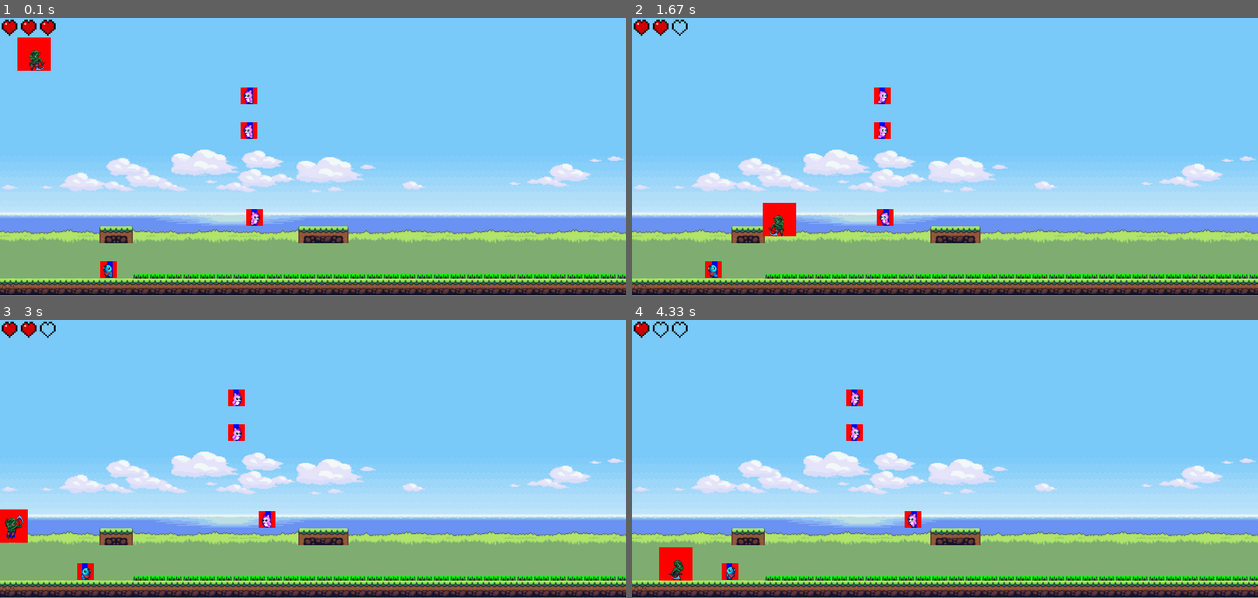
Above: before the commit, frames 1-4 (two rows, left to right).
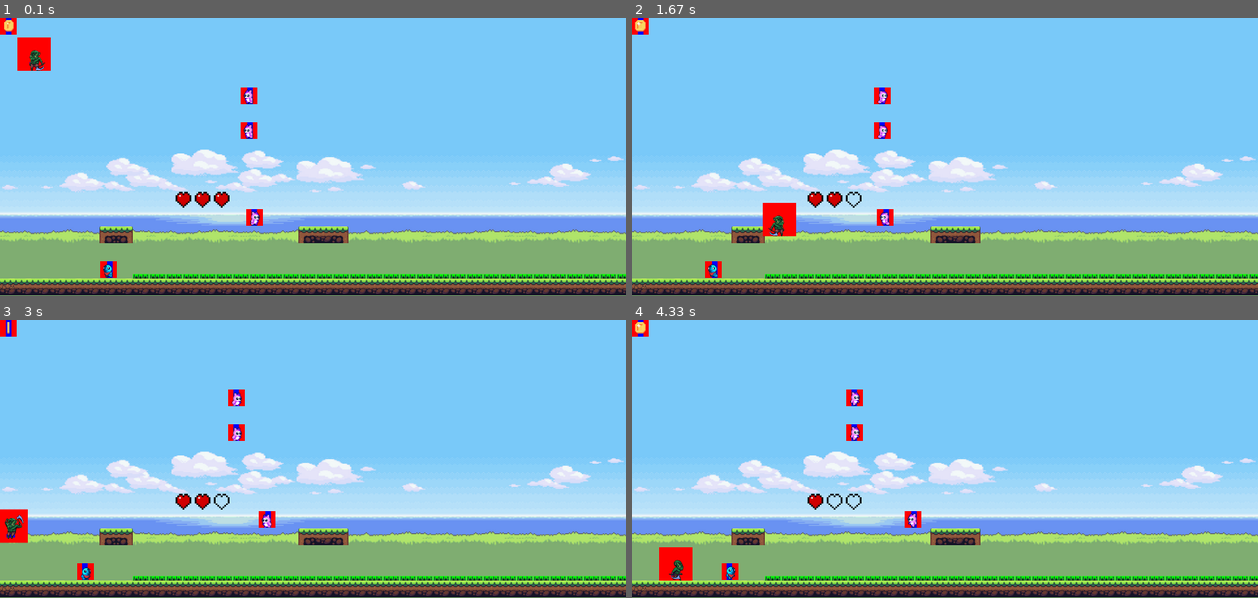
Above: after the commit, the same moments.

Repository: Dylan4705/juego_pygame_alvarez_dylan
Game: pygame game, started from main.py
Two runs of this game, one before a commit and one after it. Both use one fixed random seed, a clock stepped at 60 frames per second and the inputs below.
Inputs:
- Up to frame 1 (0.1 s): no input
- Up to frame 2 (1.67 s): hold Right 0.33-0.8 s; hold Up 0.83-1.13 s; hold Right 1.17-1.63 s
- Up to frame 3 (3 s): hold Left 1.67-2.2 s; hold Left 2.23-2.63 s; hold Up from 2.67 s (still down)
- Up to frame 4 (4.33 s): release Up at 3.03 s; hold Right 3.07-3.7 s; hold Left 3.73-4.2 s; hold Right from 4.23 s (still down)

The runs differ from the first frame. In frame 1, 0.7% of the frame differs, in the area x 0-37%, y 0-69%; in frame 2, 0.6%; in frame 3, 0.6%; in frame 4, 0.5%.

Commit message:
Integracion de monedas 0.5

Diff:
--- a/botin.py
+++ b/botin.py
@@ -1,3 +1,51 @@
 import pygame
 from player import Player
 from plataformas import *
+
+
+class Botin():
+    def __init__(self,x=100, y=200, p_scale=1):
+        self.rotate_animation_botin = Auxiliar.getSurfaceFromSpriteSheet("images\locations\coins_animation_gold.png",8,1,scale=p_scale)
+        self.x = x
+        self.y = y
+        self.obtain = False
+        self.rect = self.rotate_animation_botin[0].get_rect()
+        self.collision_rect = pygame.Rect(self.rect.x + self.rect.w/2.7, self.rect.y, self.rect.width // 3, self.rect.height)
+        self.animation = self.rotate_animation_botin
+        self.frame = 0
+        self.tiempo_transcurrido_animation = 0
+        self.image = self.animation[self.frame]
+        self.frame_rate_ms = FPS
+
+    def check_collision(self, player):
+        self.collision_rect = pygame.Rect(self.rect.x + self.rect.w/2.7, self.rect.y, self.rect.width // 3, self.rect.height)
+        if self.collision_rect.colliderect(player.trap_collition):
+            self.obtain = True
+            player.obtain_ponts(5)
+            print("ENTREACA")
+
+
+    def update(self, player_rect, point_list, point_index):
+        current_time = pygame.time.get_ticks()
+        elapsed_time = current_time - self.tiempo_transcurrido_animation
+
+        if elapsed_time > self.frame_rate_ms:
+            self.tiempo_transcurrido_animation = current_time
+            self.frame += 1
+
+            if self.frame >= len(self.animation):
+                self.frame = 0
+
+        if self.obtain == True:
+            del point_list[point_index]
+                    # Eliminar el enemigo de la lista
+
+
+        self.check_collision(player_rect)
+
+    def draw(self, screen):
+        if DEBUG:
+            pygame.draw.rect(screen, RED, self.rect)
+            pygame.draw.rect(screen, BLUE, self.collision_rect)
+        self.image = self.animation[self.frame]
+        screen.blit(self.image, self.rect)
--- a/enemigo.py
+++ b/enemigo.py
@@ -69,7 +69,7 @@
     def check_collision(self, player, rocks):
         self.collision_rect = pygame.Rect(self.rect.x + self.rect.w/2.7, self.rect.y, self.rect.width // 3, self.rect.height)
         if self.collision_rect.colliderect(player.trap_collition):
-            if player.trap_collition.y < self.rect.y and player.invulnerable== False:
+            if player.trap_collition.y < self.rect.y and player.invulnerable == False:
                 self.is_dead = True
             player.hit_player(2)
 
--- a/main.py
+++ b/main.py
@@ -6,9 +6,9 @@
 from enemigo import Enemy
 from rock import throw_rock
 from trampas import *
-
-
-def draw(screen,background,player,objects,offset_x,rock,enemy_list):
+from botin import Botin
+
+def draw(screen,background,player,objects,offset_x,rock,enemy_list,botin_list):
 
     screen.blit(background,background.get_rect())
 
@@ -18,12 +18,21 @@
     player.update(delta_ms, floor, screen)
     player.draw(screen)
 
-    contador = 0
+    contador_enemigos = 0
     for enemy in enemy_list:
 
         enemy.draw(screen)
-        enemy.update(player,rock,enemy_list,contador)
-        contador +=1
+        enemy.update(player,rock,enemy_list,contador_enemigos)
+        contador_enemigos +=1
+
+    contador_botin = 0
+    for botin in botin_list:
+
+        botin.draw(screen)
+        botin.update(player,botin_list,contador_botin)
+        contador_botin +=1
+
+
 
 
 
@@ -39,13 +48,14 @@
 
     pygame.init()
     enemy_list = []
+    botin_list = []
     screen = pygame.display.set_mode((ANCHO_VENTANA, ALTO_VENTANA))
     player = Player(player=0, x=50, y=50, speed_walk=7, speed_run=10, gravity=20, max_limit=ANCHO_VENTANA, p_scale=1)
     enemy_list.append(Enemy( 1,x=700, y=550, move_x=5, speed=2, limit_x_start=0, limit_x_end=100, p_scale=1.5))
     enemy_list.append(Enemy( 1,x=700, y=300, move_x=-5, speed=2, limit_x_start=-100, limit_x_end=0, p_scale=1.5))
     enemy_list.append(Enemy( 1,x=700, y=200, move_x=-5, speed=2, limit_x_start=-100, limit_x_end=0, p_scale=1.5))
     enemy_list.append(Enemy( 2,x=300, y=700, move_x=-5, speed=3, limit_x_start=-100, limit_x_end=0, p_scale=1.5))
-
+    botin_list.append(Botin(x= 50,y=50,p_scale=3))
     clock = pygame.time.Clock()
     rock = player.rock
 
@@ -178,7 +188,7 @@
         player.get_input()
 
 
-        draw(screen,imagen_fondo,player,floor,offset_x,player.rock,enemy_list)
+        draw(screen,imagen_fondo,player,floor,offset_x,player.rock,enemy_list,botin_list)
 
         if player.invulnerable:
                 current_time = pygame.time.get_ticks()
--- a/player.py
+++ b/player.py
@@ -283,10 +283,15 @@
                 heart = self.hud_life[5]
             if self.lives <= 0:
                 heart = self.hud_life[6]
-            x = 0 # Posición x inicial
-            y = 0+5 # Posición y
+            x =500# 0 # Posición x inicial
+
+            y = 500#0+5 # Posición y
             heart = pygame.transform.scale(heart, (33*5, 10*5))
             screen.blit(heart, (x, y))
+
+    def obtain_point(self,points):
+        self.score += points
+        print(self.score)
 
     def update_sprites(self):
         try:
Binary file removed: images/locations/coins_animation.png
Binary file added: images/locations/coins_animation_gold.png
Binary file added: images/locations/coins_animation_silver.png
